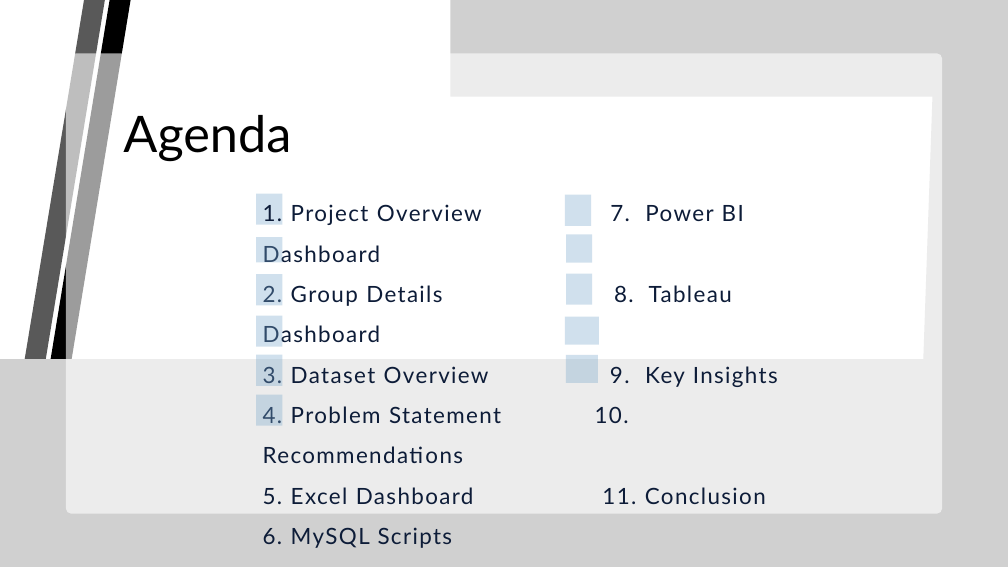
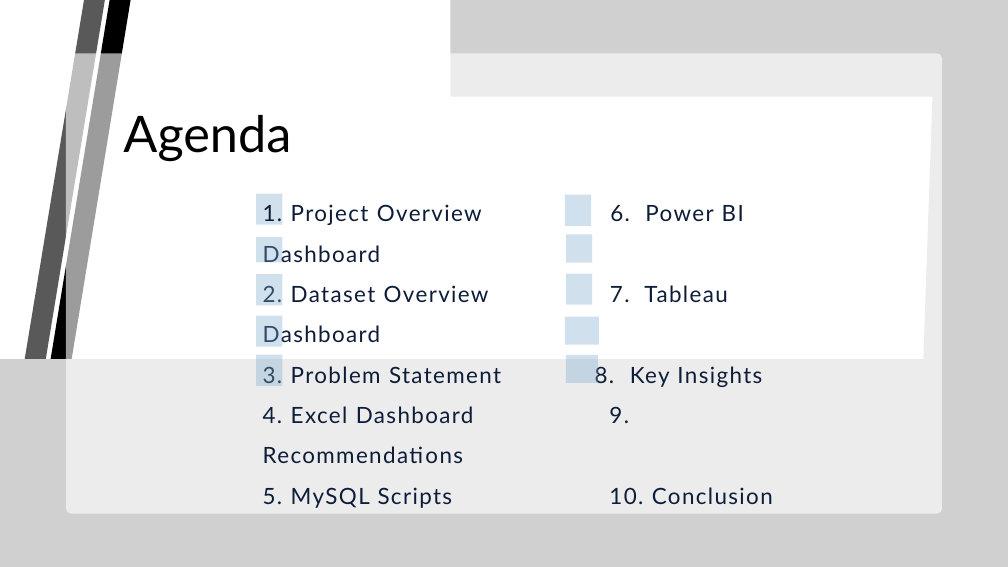
Before and after one commit to praveenmono145-star/HR-Analytics, a slide deck: slide 2 of HR Analytics/Report/HR Presentation Report.pptx. Drawn at 1008x567 pixels with LibreOffice and Linux fonts; fonts in the diff are those of the drawing; grey boxes stand for pictures; background and template pictures are left out. Boxes give left, top, right and bottom in pixels: in the first picture for what was removed or moved away, otherwise in the second. Text is boxed around its words. In the diff, an @@ line names an element or a change of style, - is before the commit and + after.

```diff
--- a/HR Analytics/Report/HR Presentation Report.pptx
+++ b/HR Analytics/Report/HR Presentation Report.pptx
@@ text at box(263, 204, 773, 508): text changed @@
-1. Project Overview 7. Power BI Dashboard
-2. Group Details 8. Tableau Dashboard
-3. Dataset Overview 9. Key Insights
-4. Problem Statement 10. Recommendations
-5. Excel Dashboard 11. Conclusion
-6. MySQL Scripts
+1. Project Overview 6. Power BI Dashboard
+2. Dataset Overview 7. Tableau Dashboard
+3. Problem Statement 8. Key Insights
+4. Excel Dashboard 9. Recommendations
+5. MySQL Scripts 10. Conclusion
@@ freeform shape removed at box(256, 395, 282, 426) @@
```
Also in this commit, not shown: 1 other slide changed, 1 slide removed.
